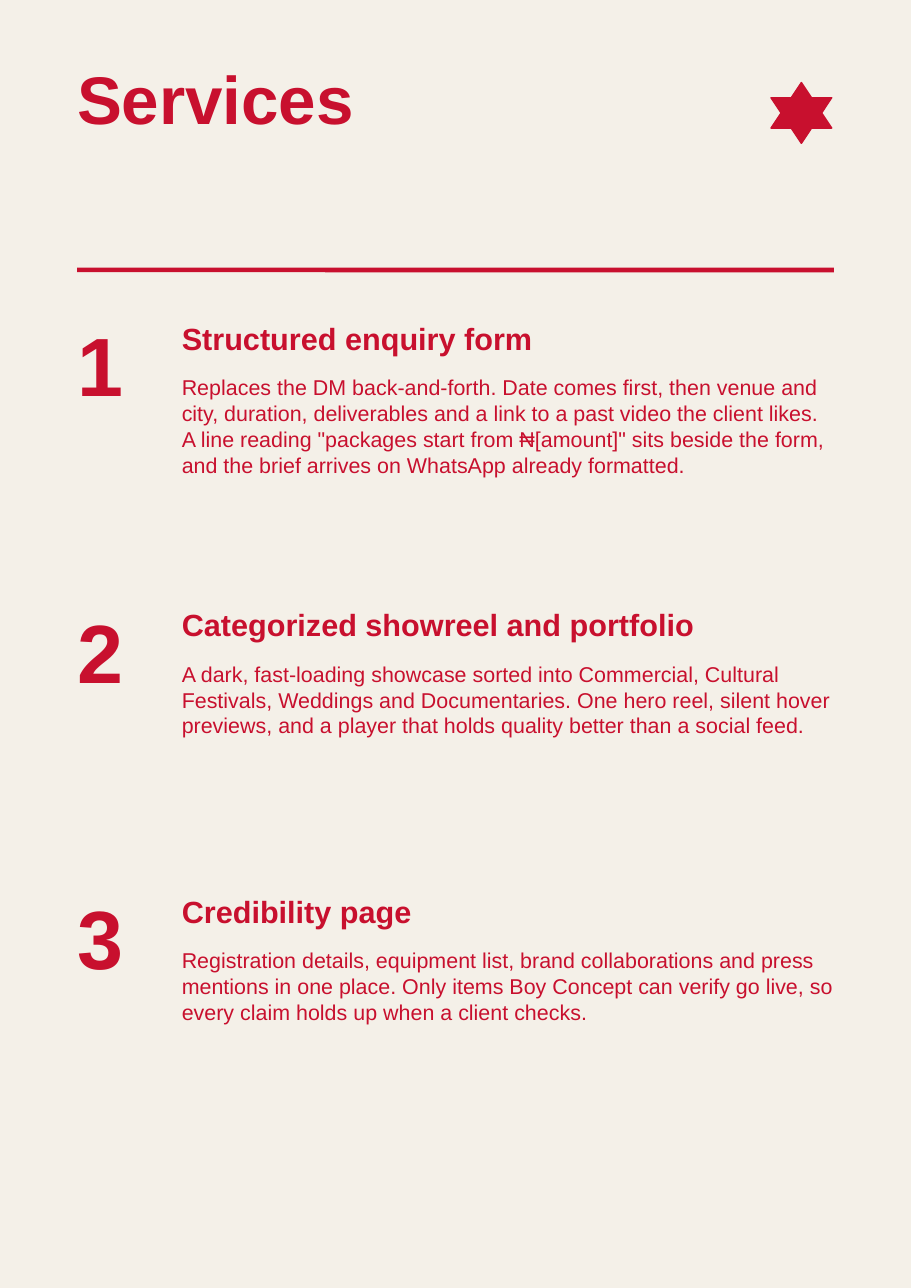
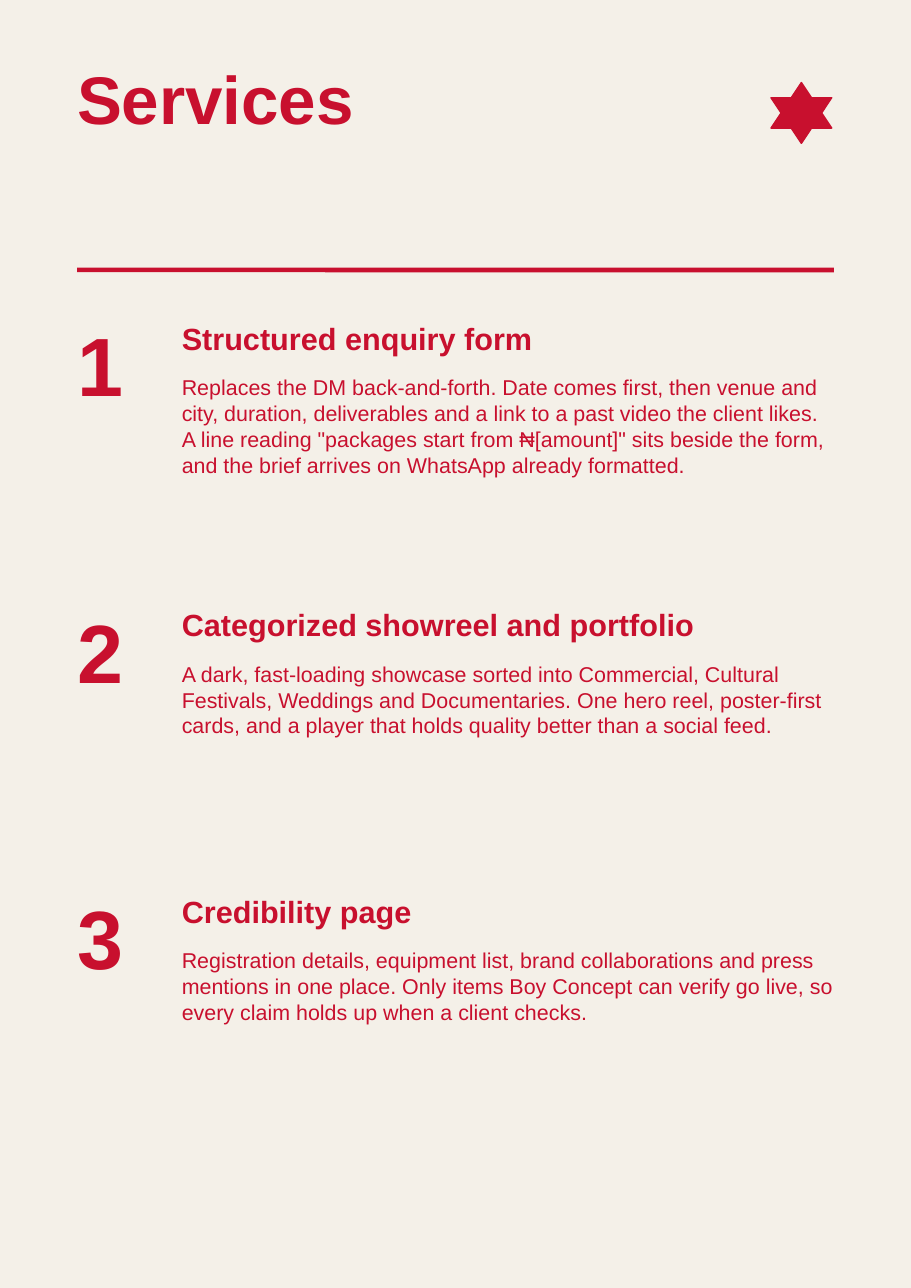
Before and after one commit to wagmiiii/alpha-movies-site, a slide deck: slide 6 of pitch/Alpha_Movies_Proposal.pptx. Drawn at 911x1288 pixels with LibreOffice and Linux fonts; fonts in the diff are those of the drawing. Boxes give left, top, right and bottom in pixels: in the first picture for what was removed or moved away, otherwise in the second. Text is boxed around its words. In the diff, an @@ line names an element or a change of style, - is before the commit and + after.

Commit message:
D-3: the deck asserted client facts it had no source for, plus a fix to PR #5 (#6)
* D-3: bracket the client facts the deck asserted as true

Slide 4 stated a former trading name and two social handles as fact. All three
come from docs/research/boy-concept-brief.md, whose own header says not to copy
names into pitch material, and one handle is contradicted by a second candidate
Ademola quoted on 2026-10-10. Now [Confirm the trading name] and [Confirm both
handles], matching the deck's existing [Confirm ...] convention.

Slide 6 promised silent hover previews. ARCHITECTURE 9 puts video on tap,
DESIGN 8 bans autoplaying iframes, and most visitors arrive on a phone with no
hover at all. Changed to poster-first cards.

Nothing was invented to replace those claims. The deck's own brackets are now
registered in a Pitch material section of the register.

* D-10: give Part 1 the Q column it lost, and add Q13

A failed edit shipped in PR #5: the answer map at the bottom keys on Q numbers
while Part 1 still had its original four columns, so the two disagreed and
Q9 and base city had no row. Part 1 now carries the Q column, covers all twelve
open questions, and adds Q13 for the registered name, any former trading name
and both handles, which is what the deck audit turned up.

* D-3, Q13: register the audit in the living docs

Q13 in the tracker, a re-audit instruction in D-3, and the rule for editing this
deck: the Presentations office engine can read the file but refuses to save it,
so text changes go through the slide part inside the zip, verified by entry
count and CRC.

```diff
--- a/pitch/Alpha_Movies_Proposal.pptx
+++ b/pitch/Alpha_Movies_Proposal.pptx
@@ text at (182, 666, 821, 738): text changed @@
-A dark, fast-loading showcase sorted into Commercial, Cultural Festivals, Weddings and Documentaries. One hero reel, silent hover previews, and a player that holds quality better than a social feed.
+A dark, fast-loading showcase sorted into Commercial, Cultural Festivals, Weddings and Documentaries. One hero reel, poster-first cards, and a player that holds quality better than a social feed.
```
Also in this commit, not shown: 1 other slide changed, 4 other files.
